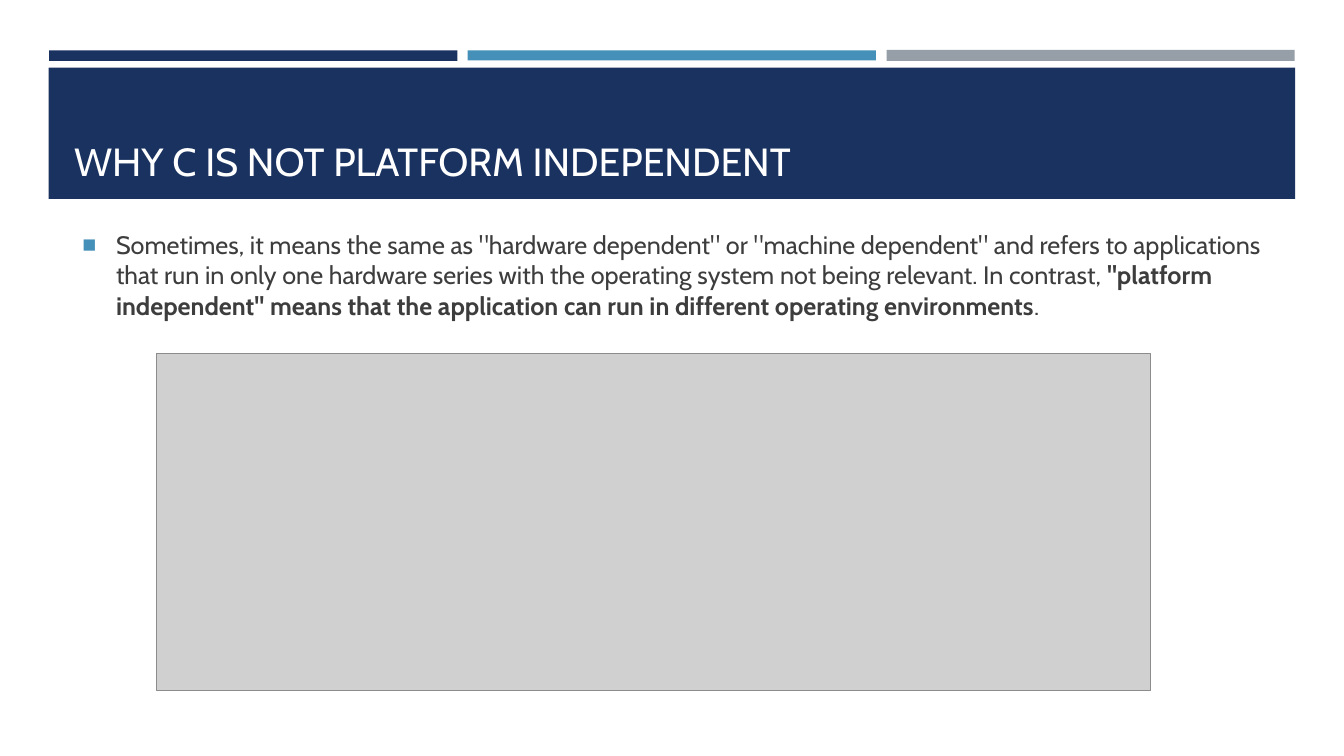
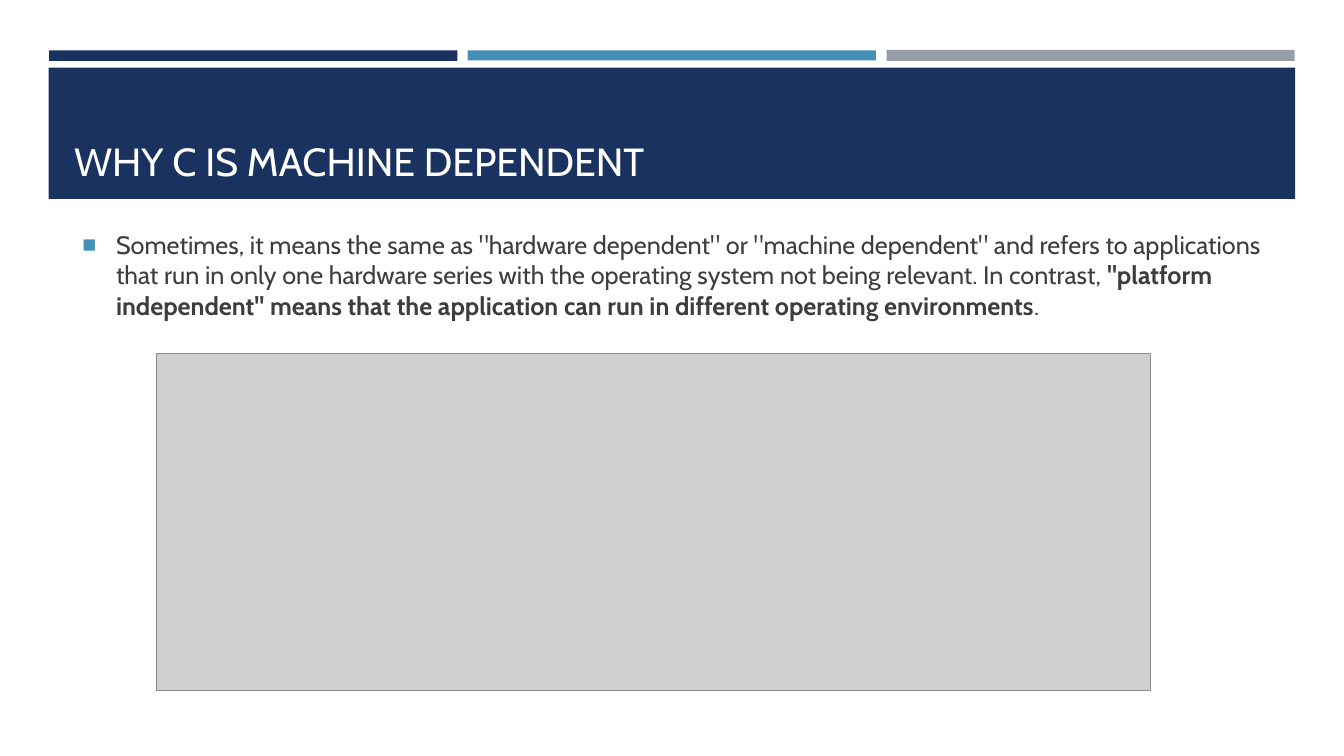
Before and after one commit to amantiwari8861/C_Batch_11_to_12, a slide deck: slide 13 of 01-Introduction_to_C/Notes/C Programming.pptx (slide 9 before the commit). Drawn at 1344x756 pixels with LibreOffice and Linux fonts; fonts in the diff are those of the drawing; grey boxes stand for pictures. Boxes give left, top, right and bottom in pixels: in the first picture for what was removed or moved away, otherwise in the second. Text is boxed around its words. In the diff, an @@ line names an element or a change of style, - is before the commit and + after.

```diff
--- a/01-Introduction_to_C/Notes/C Programming.pptx
+++ b/01-Introduction_to_C/Notes/C Programming.pptx
@@ title at box(74, 148, 644, 177): text changed @@
-WHY C IS NOT PLATFORM INDEPENDENT
+WHY C IS MACHINE DEPENDENT
```
Also in this commit, not shown: 6 other slides changed, 5 slides added, 1 slide removed, 20 other files.
